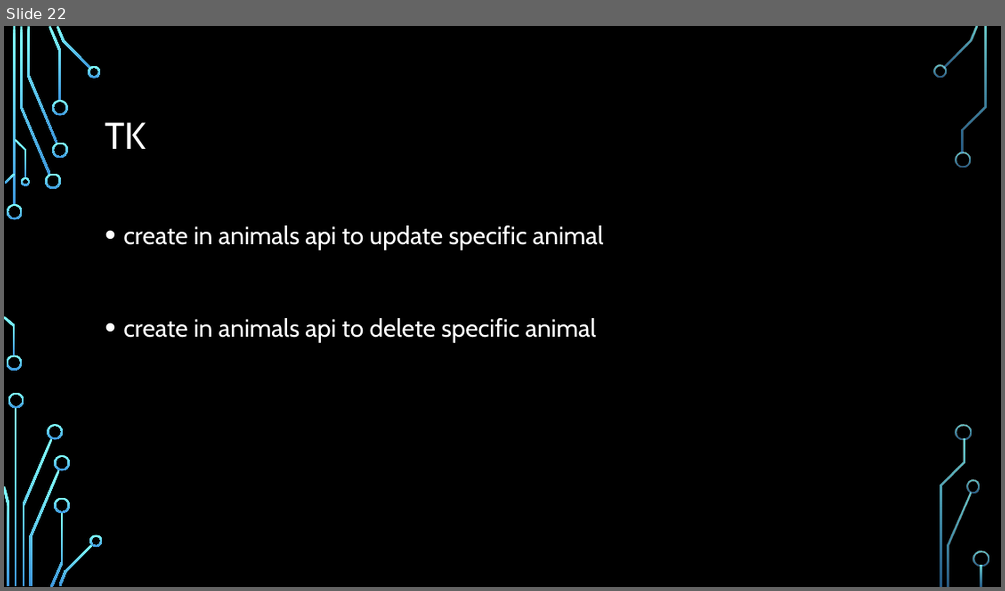
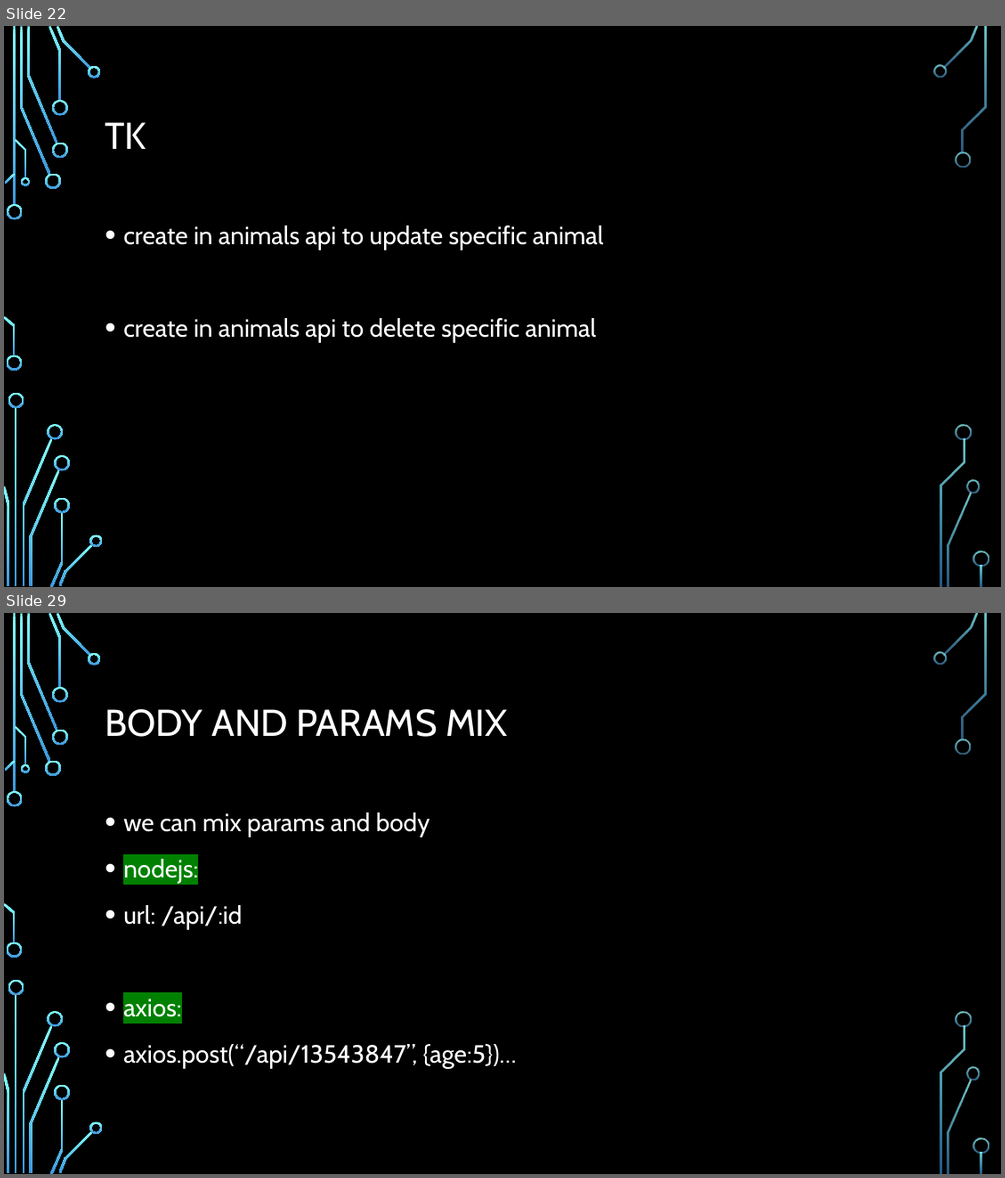
Before and after one commit to Rlss91/hu_morning_nodejs_W011121MR, a slide deck: docs/node js.pptx. Shown one above the other, each under a label of ours: slide 22 before the commit, slides 22 and 29 after it; the slides between them are not shown. The pictures are 1005x591 and 1005x1178 pixels, drawn with LibreOffice and Linux fonts; fonts in the diff are those of the drawing; background and template pictures are left out. Boxes give left, top, right and bottom in pixels: in the first picture for what was removed or moved away, otherwise in the second. Text is boxed around its words. In the diff, an @@ line names an element or a change of style, - is before the commit and + after.

Commit message:
params

```diff
--- a/docs/node js.pptx
+++ b/docs/node js.pptx
@@ slide 29 added at [4,613,1001,1174], background picture (left out); not listed: 36 template elements that a slide beside it also shows @@
@@ title added at [105,709,508,737], 36 pt, text #FFFFFF @@
+BODY AND PARAMS MIX
@@ text added at [123,812,517,1068], 24 pt, text #FFFFFF @@
+• we can mix params and body
+• nodejs:
+• url: /api/:id
+• axios:
+• axios.post(“/api/13543847”, {age:5})…
```
Also in this commit, not shown: 6 other slides added, 1 other file.
